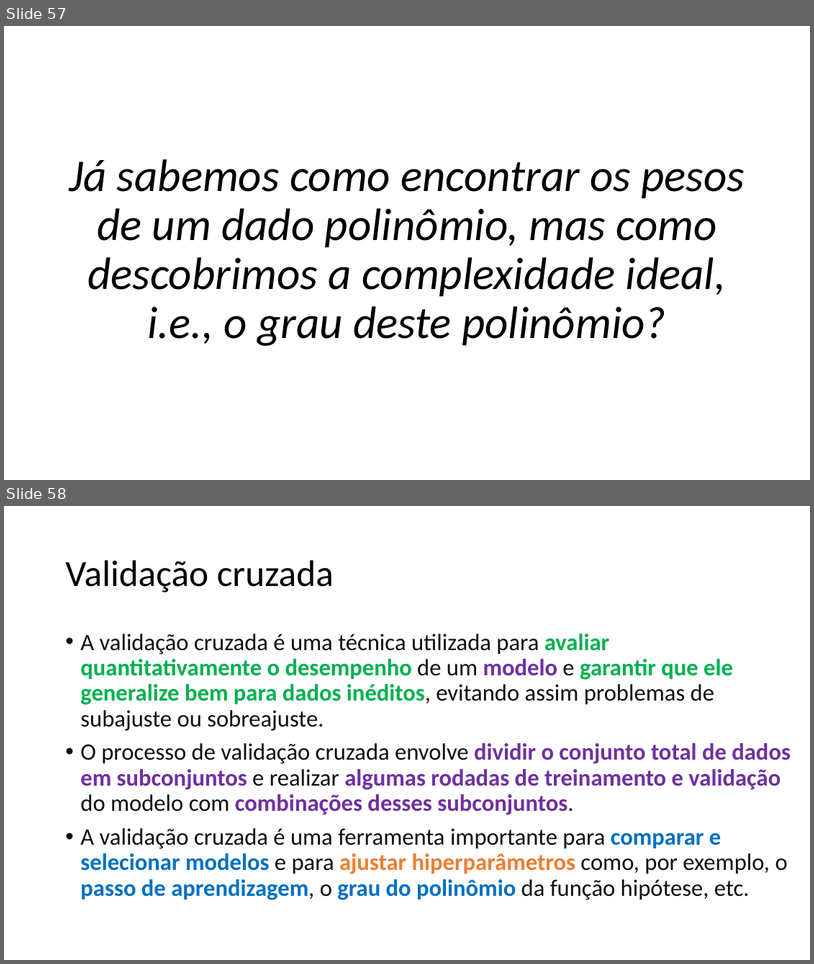
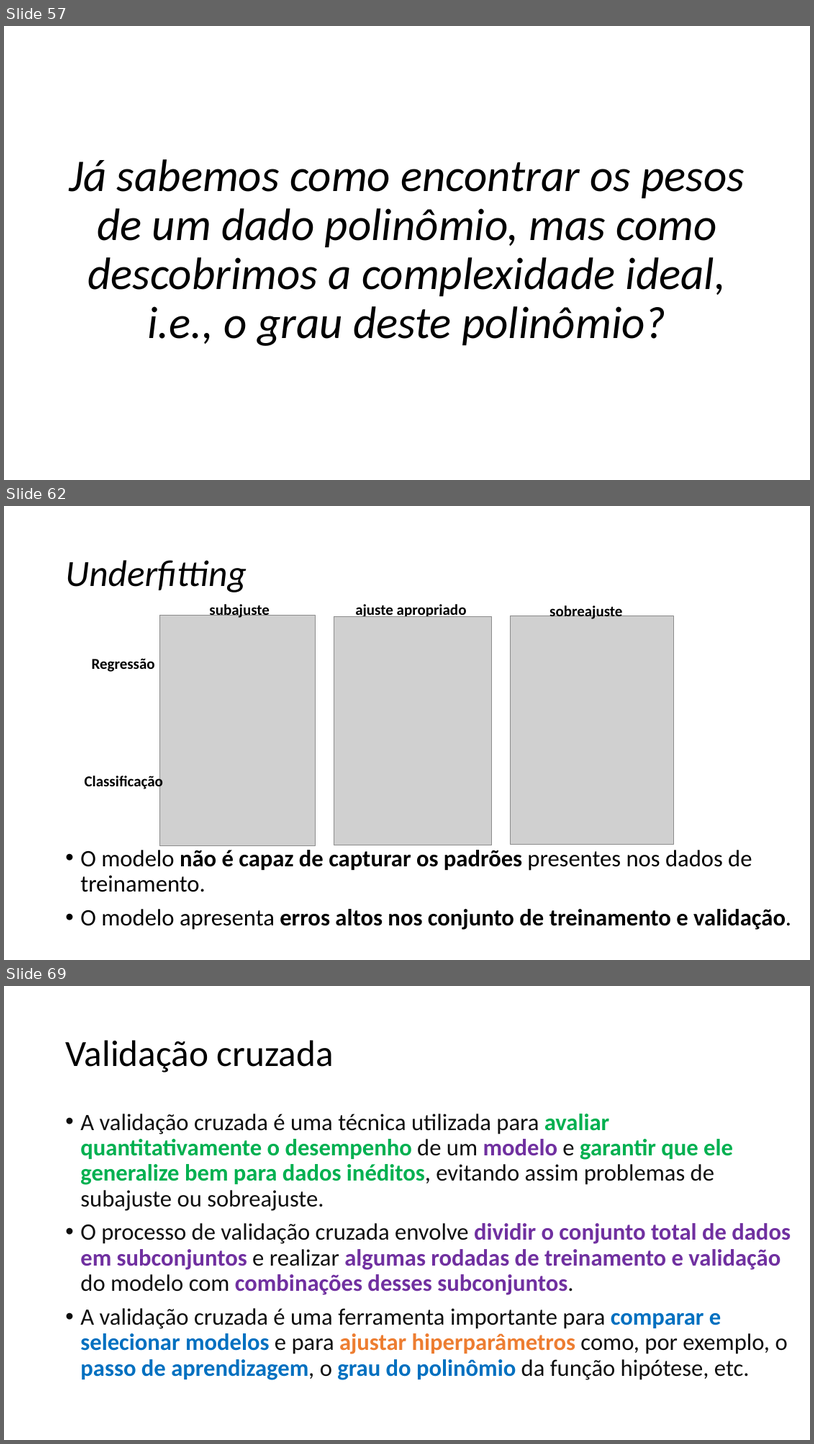
Before and after one commit to zz4fap/c24_inteligencia_artificial, a slide deck: slides/C24_Regressão.pptx. Shown one above the other, each under a label of ours: slides 57 and 58 before the commit, slides 57, 62 and 69 after it; the slides between them are not shown. The pictures are 814x964 and 814x1444 pixels, drawn with LibreOffice and Linux fonts; fonts in the diff are those of the drawing; grey boxes stand for pictures. Boxes give left, top, right and bottom in pixels: in the first picture for what was removed or moved away, otherwise in the second. Text is boxed around its words. In the diff, an @@ line names an element or a change of style, - is before the commit and + after.

```diff
--- a/slides/C24_Regressão.pptx
+++ b/slides/C24_Regressão.pptx
@@ slide 62 added at [4,506,810,960], background #FFFFFF @@
@@ title added at [65,560,247,592], 44 pt, text #000000, italic @@
+Underfitting
@@ text added at [209,602,270,618], 18 pt, text #000000, bold @@
+subajuste
@@ text added at [355,604,467,619], 18 pt, text #000000, bold @@
+ajuste apropriado
@@ text added at [550,604,622,619], 18 pt, text #000000, bold @@
+sobreajuste
@@ picture added at [160,615,316,846] @@
@@ picture added at [334,616,492,845] @@
@@ picture added at [511,615,674,844] @@
@@ text added at [92,658,155,672], 18 pt, text #000000, bold @@
+Regressão
@@ text added at [85,773,163,790], 18 pt, text #000000, bold @@
+Classificação
@@ text added at [80,849,792,929], 28 pt, text #000000, bold @@
+• O modelo não é capaz de capturar os padrões presentes nos dados de treinamento.
+• O modelo apresenta erros altos nos conjunto de treinamento e validação.
@@ what was slide 58 is now slide 69 @@
```
Also in this commit, not shown: 1 slide changed, 9 other slides added, 1 slide removed, 1 other file.
